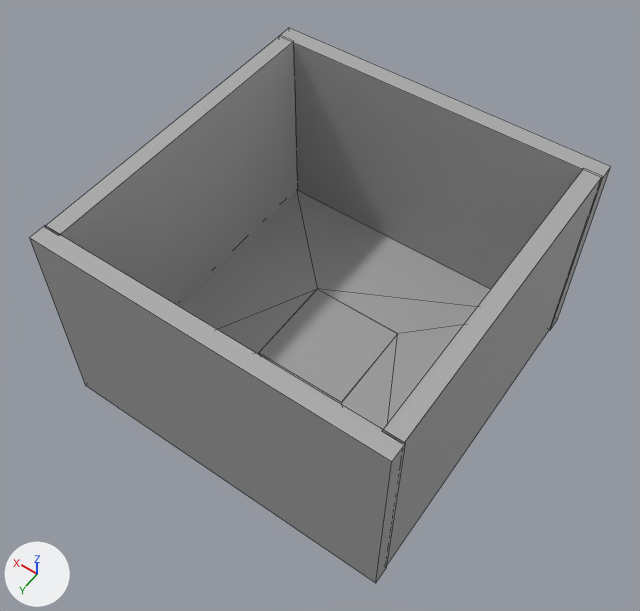
Two versions of the FBX model Assets/에셋/RandomMeshs/1.5.fbx, one commit apart.
Camera for both pictures: a 50 mm camera at (-0.171, 0.254, 0.457) aimed at (0.0, 0.015, 0.082). Lighting does not change. The marker at lower left points along +X, +Y and +Z. The first picture is the older version. Mesh edges are drawn as thin lines. Where no turn or scale is listed for an object, it has been applied to the vertices.

Objects in the first picture: 'FLOOR_1_WALL_5', 'FLOOR_1_WALL_6', 'FLOOR_1_WALL_7', 'FLOOR_1_WALL_8', 'FLOOR_6', 'elevator_6'.
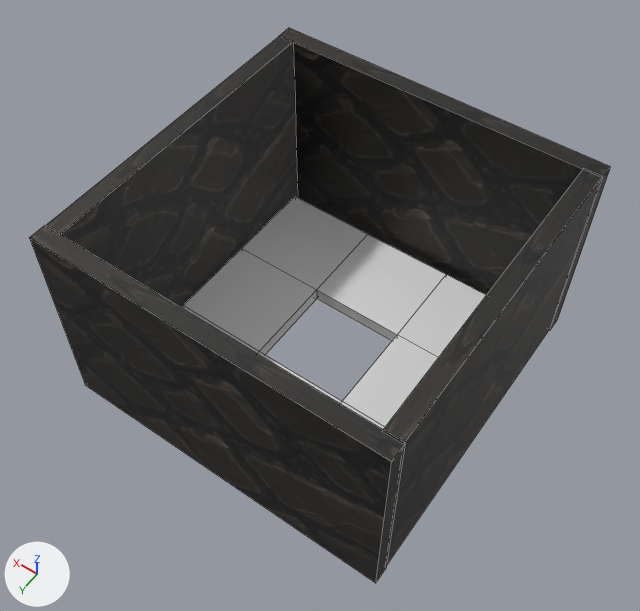
Where the newer file only moved an object's origin or applied its transform, the numbers keep the older frame.

Where the change shows, as pixel boxes [x1, y1, x2, y2] in the pictures (640 x 611 px):
'FLOOR_1_WALL_7', recoloured (grey to black)
    both: [29, 225, 406, 583]
'FLOOR_1_WALL_6', recoloured (grey to black)
    both: [279, 28, 611, 330]
'FLOOR_1_WALL_8', recoloured (grey to black)
    both: [46, 36, 297, 306]
'FLOOR_6', reshaped, moved, rescaled
    before: [179, 191, 490, 429]
    after: [181, 197, 486, 429]
'FLOOR_1_WALL_5', recoloured (grey to black)
    both: [383, 170, 601, 564]
'elevator_6', deleted
    before: [259, 289, 397, 403]

Diff of the bpy script that builds the scene:
```diff
--- a/Assets/에셋/RandomMeshs/1.5.fbx.py
+++ b/Assets/에셋/RandomMeshs/1.5.fbx.py
@@ img_1f_floor_jpeg @@
+img_1f_floor_jpeg = load_image('1F_Floor.jpeg', '../Images/Walls/1F_Floor.jpeg', 736, 736, 'sRGB')
@@ mat_standardsurface1_001 @@
+mat_standardsurface1_001 = principled_material('standardSurface1.001')
+mat_standardsurface1_001.texture = img_1f_floor_jpeg
+mat_standardsurface1_001.roughness = 0.553
@@ me_mesh_002 @@
 me_mesh_002.from_pydata(...)  # 8 vertices, 6 faces; spans x -0.1..0.1, y -0.005..0.005, z -0.063..0.063
-me_mesh_002.materials.append(mat_standardsurface1)  # grey #aaaaaa
+me_mesh_002.materials.append(mat_standardsurface1_001)  # picture img_1f_floor_jpeg
@@ me_mesh_001 @@
 me_mesh_001.from_pydata(...)  # 8 vertices, 6 faces; spans x -0.1..0.1, y -0.005..0.005, z -0.063..0.063
-me_mesh_001.materials.append(mat_standardsurface1)  # grey #aaaaaa
+me_mesh_001.materials.append(mat_standardsurface1_001)  # picture img_1f_floor_jpeg
@@ me_mesh_003 @@
 # used by ob_floor_6; parent = ob_f1; location = (0.101, 3.011, -0.459); scale = (1.5, 1.0, 1.5)
-me_mesh_003.from_pydata(...)  # 16 vertices, 24 faces; spans x -6.08..6.08, y -0.47..0.47, z -6.08..6.08
-me_mesh_003.materials.append(mat_standardsurface1)  # grey #aaaaaa
+me_mesh_003.from_pydata(...)  # 56 vertices, 56 faces; spans x -0.1..0.1, y -0.1..0.1, z -0.1..0.1
+# me_mesh_003 part 1: the whole mesh is rebuilt
@@ me_mesh @@
 me_mesh.from_pydata(...)  # 8 vertices, 6 faces; spans x -0.005..0.005, y -0.092..0.092, z -0.063..0.063
-me_mesh.materials.append(mat_standardsurface1)  # grey #aaaaaa
+me_mesh.materials.append(mat_standardsurface1_001)  # picture img_1f_floor_jpeg
@@ me_mesh_005 @@
 me_mesh_005.from_pydata(...)  # 8 vertices, 6 faces; spans x -0.005..0.005, y -0.092..0.092, z -0.063..0.063
-me_mesh_005.materials.append(mat_standardsurface1)  # grey #aaaaaa
+me_mesh_005.materials.append(mat_standardsurface1_001)  # picture img_1f_floor_jpeg
@@ ob_floor_6 @@
 ob_floor_6 = bpy.data.objects.new('FLOOR_6', me_mesh_003)
-ob_floor_6.parent = ob_f1
-ob_floor_6.location = (0.101, 3.011, -0.459)
-ob_floor_6.scale = (1.5, 1.0, 1.5)
+ob_floor_6.location = (0.00118, 0.00439, 0.03)
+ob_floor_6.scale = (0.877, 0.851, 0.0449)
@@ ob_elevator_6 @@
-ob_elevator_6 = bpy.data.objects.new('elevator_6', me_mesh_004)
-ob_elevator_6.location = (0.001, 0.0047, 0.0301)
```
